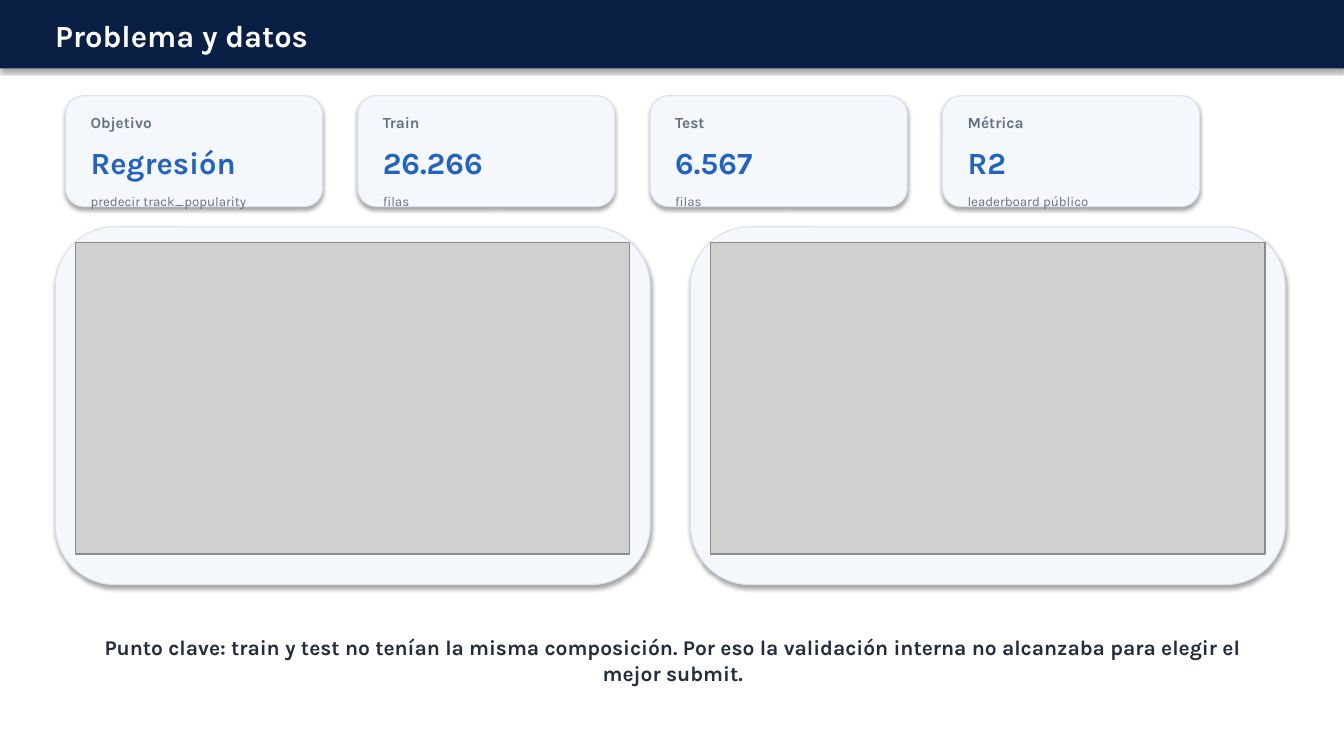
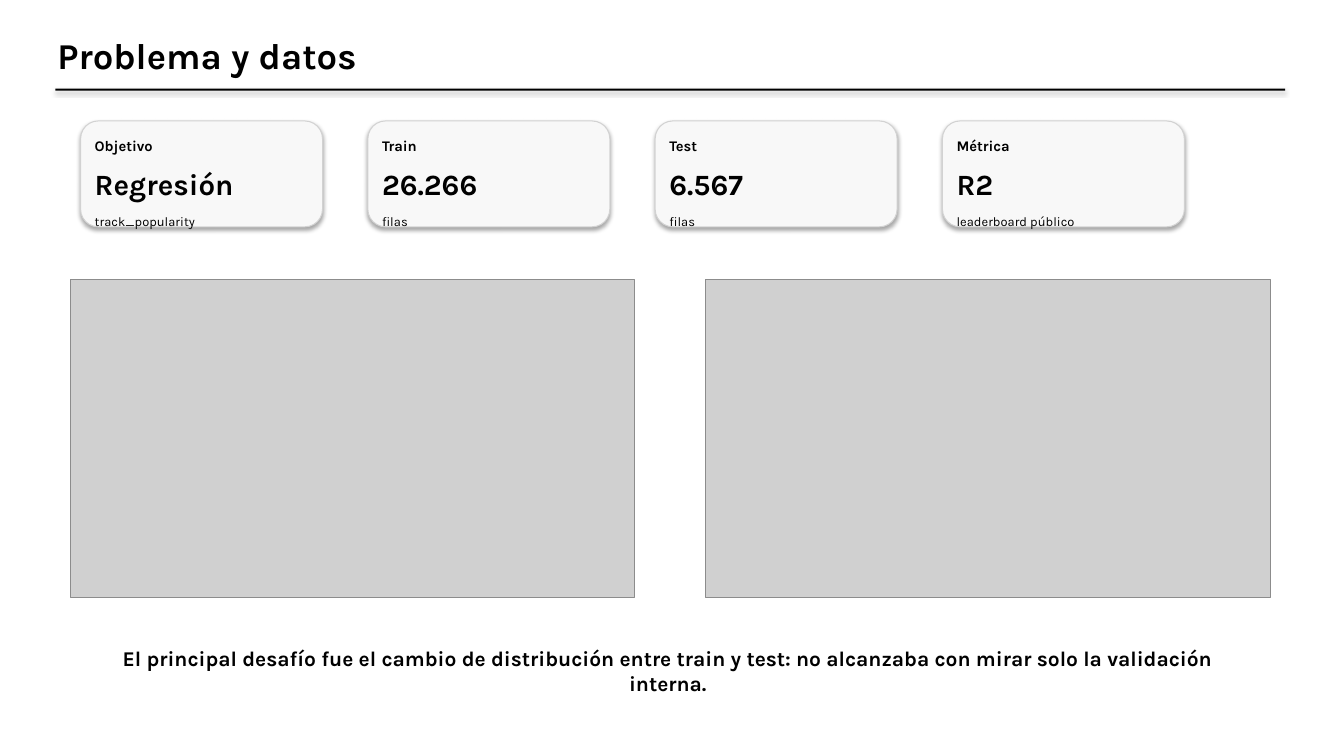
Before and after one commit to matigold22/TP3_Predictiva_Kaggle, a slide deck: slide 2 of presentacion/PRESENTACION_MODELOS_FINAL.pptx. Drawn at 1344x756 pixels with LibreOffice and Linux fonts; fonts in the diff are those of the drawing; grey boxes stand for pictures. Boxes give left, top, right and bottom in pixels: in the first picture for what was removed or moved away, otherwise in the second. Text is boxed around its words. In the diff, an @@ line names an element or a change of style, - is before the commit and + after.

Commit message:
Rearmar presentacion con layout limpio

```diff
--- a/presentacion/PRESENTACION_MODELOS_FINAL.pptx
+++ b/presentacion/PRESENTACION_MODELOS_FINAL.pptx
@@ text "Problema y datos": place and size @@
-text "Problema y datos" at <box>55,26,308,55</box>
+text "Problema y datos" at <box>57,44,357,78</box>
@@ text "Problema y datos" at <box>57,44,357,78</box>: size 22 to 26 pt, text colour #FFFFFF to #000000 @@
@@ rectangle: place and size @@
-rectangle at <box>0,0,1344,69</box>
+rectangle at <box>55,89,1286,91</box>
@@ rectangle at <box>55,89,1286,91</box>: fill #0A1F44 to #000000 @@
@@ rounded rectangle: place and size @@
-rounded rectangle at <box>66,96,323,207</box>
+rounded rectangle at <box>81,121,323,227</box>
@@ text "Objetivo": place and size @@
-text "Objetivo" at <box>91,117,152,132</box>
+text "Objetivo" at <box>95,140,153,155</box>
@@ rounded rectangle: place and size @@
-rounded rectangle at <box>358,96,615,207</box>
+rounded rectangle at <box>368,121,610,227</box>
@@ text "Train": place and size @@
-text "Train" at <box>383,117,420,128</box>
+text "Train" at <box>382,140,417,151</box>
@@ rounded rectangle: place and size @@
-rounded rectangle at <box>650,96,907,207</box>
+rounded rectangle at <box>655,121,897,227</box>
@@ text "Test": place and size @@
-text "Test" at <box>675,118,704,128</box>
+text "Test" at <box>669,141,697,152</box>
@@ fill #F4F7FB to #F8F8F8; outline #DCE2EC 0.75 pt to #D2D2D2 0.75 pt in 4 elements at <box>368,121,610,227</box>, <box>655,121,897,227</box>, <box>81,121,323,227</box>, <box>943,121,1185,227</box> @@
@@ rounded rectangle: place and size @@
-rounded rectangle at <box>943,96,1200,207</box>
+rounded rectangle at <box>943,121,1185,227</box>
@@ size 11 to 10.5 pt, text colour #647082 to #000000 in 4 elements at <box>669,141,697,152</box>, <box>382,140,417,151</box>, <box>95,140,153,155</box>, <box>957,139,1010,151</box> @@
@@ text "Métrica": place and size @@
-text "Métrica" at <box>968,116,1024,128</box>
+text "Métrica" at <box>957,139,1010,151</box>
@@ size 22 to 21 pt, text colour #2462BF to #000000 in 4 elements at <box>669,175,743,196</box>, <box>382,175,477,196</box>, <box>957,175,994,195</box>, <box>95,172,234,202</box> @@
@@ text "Regresión": place and size @@
-text "Regresión" at <box>91,150,236,182</box>
+text "Regresión" at <box>95,172,234,202</box>
@@ text "26.266": place and size @@
-text "26.266" at <box>383,153,483,175</box>
+text "26.266" at <box>382,175,477,196</box>
@@ text "6.567": place and size @@
-text "6.567" at <box>675,153,752,175</box>
+text "6.567" at <box>669,175,743,196</box>
@@ text "R2": place and size @@
-text "R2" at <box>968,153,1006,174</box>
+text "R2" at <box>957,175,994,195</box>
@@ text "filas": place and size @@
-text "filas" at <box>383,197,409,210</box>
+text "filas" at <box>382,217,408,229</box>
@@ text "filas": place and size @@
-text "filas" at <box>675,197,701,210</box>
+text "filas" at <box>669,217,695,229</box>
@@ size 9.5 to 9.2 pt, text colour #647082 to #000000 in 3 elements at <box>669,217,695,229</box>, <box>382,217,408,229</box>, <box>957,216,1074,229</box> @@
@@ text "leaderboard público": place and size @@
-text "leaderboard público" at <box>968,196,1088,210</box>
+text "leaderboard público" at <box>957,216,1074,229</box>
@@ rounded rectangle removed at <box>55,227,650,585</box> @@
@@ text at <box>95,217,195,230</box>: text changed; size 9.5 to 9.2 pt; text colour #647082 to #000000 @@
-predecir track_popularity
+track_popularity
@@ rounded rectangle removed at <box>691,227,1286,585</box> @@
@@ picture: place and size @@
-picture at <box>76,242,630,554</box>
+picture at <box>71,279,635,597</box>
@@ picture: place and size @@
-picture at <box>711,242,1265,554</box>
+picture at <box>706,279,1270,597</box>
@@ text at <box>123,649,1212,692</box>: text changed; text colour #232D3C to #000000 @@
-Punto clave: train y test no tenían la misma composición. Por eso la validación interna no alcanzaba para elegir el mejor submit.
+El principal desafío fue el cambio de distribución entre train y test: no alcanzaba con mirar solo la validación interna.
```
Also in this commit, not shown: 5 other slides changed, 3 slides added, 4 slides removed.
